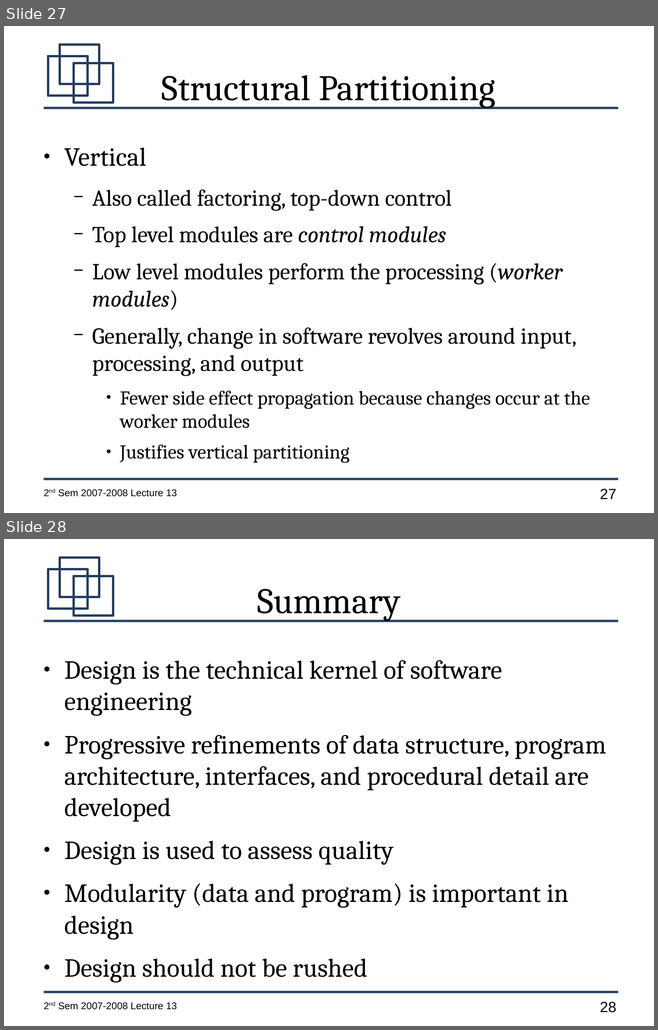
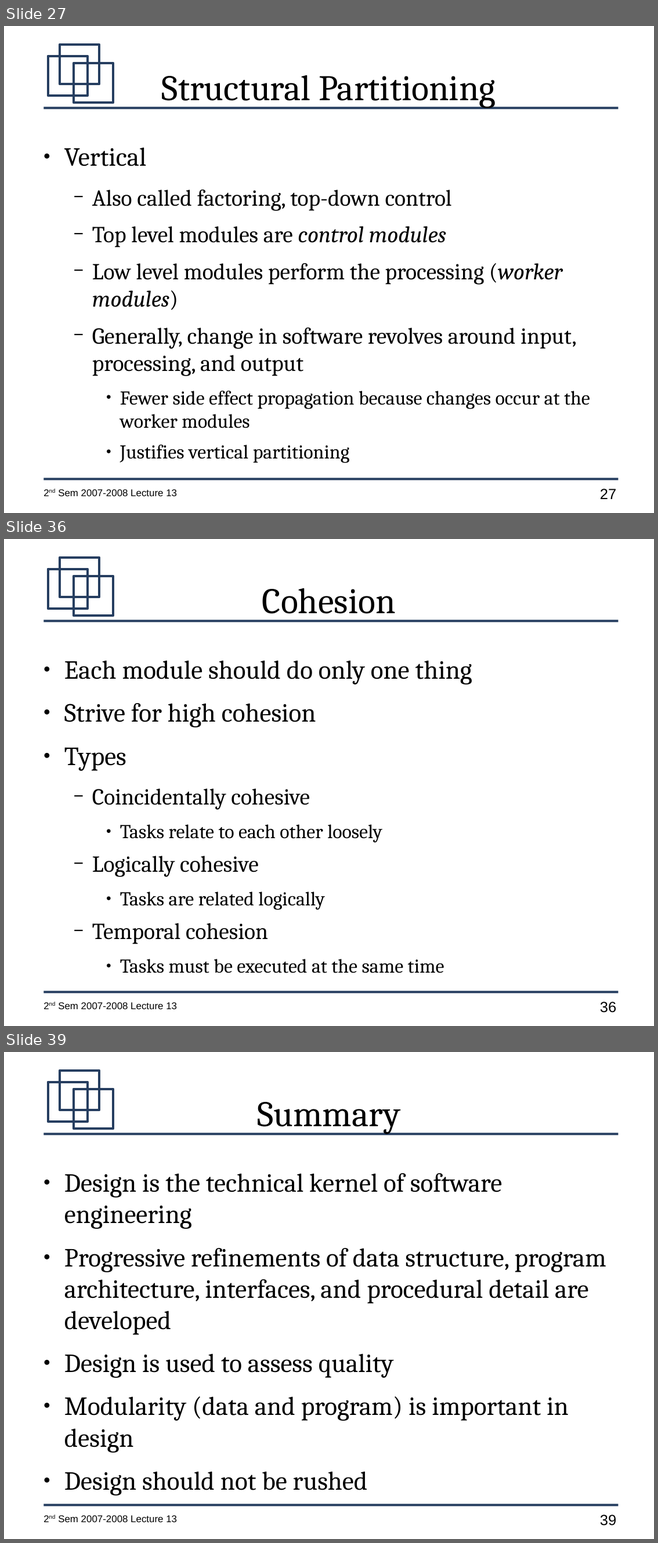
Before and after one commit to jachermocilla/jach-homepage, a slide deck: CMSC128-2nd-Sem-2007-L13.odp. Shown one above the other, each under a label of ours: slides 27 and 28 before the commit, slides 27, 36 and 39 after it; the slides between them are not shown. The pictures are 658x1030 and 658x1543 pixels, drawn with LibreOffice and Linux fonts; fonts in the diff are those of the drawing. Boxes give left, top, right and bottom in pixels: in the first picture for what was removed or moved away, otherwise in the second. Text is boxed around its words. In the diff, an @@ line names an element or a change of style, - is before the commit and + after.

```diff
--- a/CMSC128-2nd-Sem-2007-L13.odp
+++ b/CMSC128-2nd-Sem-2007-L13.odp
@@ slide 36 added at (4,539,654,1026), background #FFFFFF; not listed: 7 template elements that a slide beside it also shows @@
@@ title added at (262,588,396,621), 44 pt, text #000000 @@
+Cohesion
@@ text added at (64,660,472,973), 24 pt, text #000000 @@
+● Each module should do only one thing
+● Strive for high cohesion
+● Types
+  − Coincidentally cohesive
+    ● Tasks relate to each other loosely
+  − Logically cohesive
+    ● Tasks are related logically
+  − Temporal cohesion
+    ● Tasks must be executed at the same time
@@ what was slide 28 is now slide 39 @@
@@ page number at (600,1515,616,1526): text changed @@
-28
+39
```
Also in this commit, not shown: 10 other slides added.
